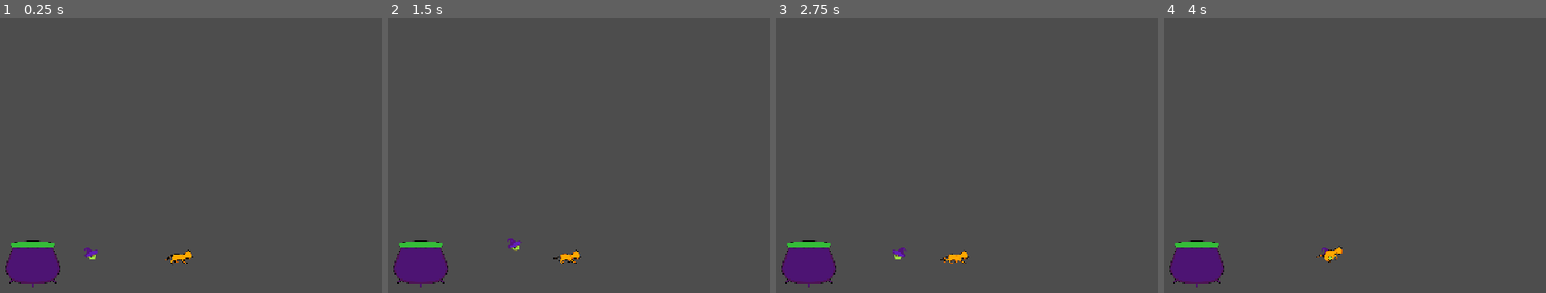
Above: before the commit, frames 1-4 (left to right).
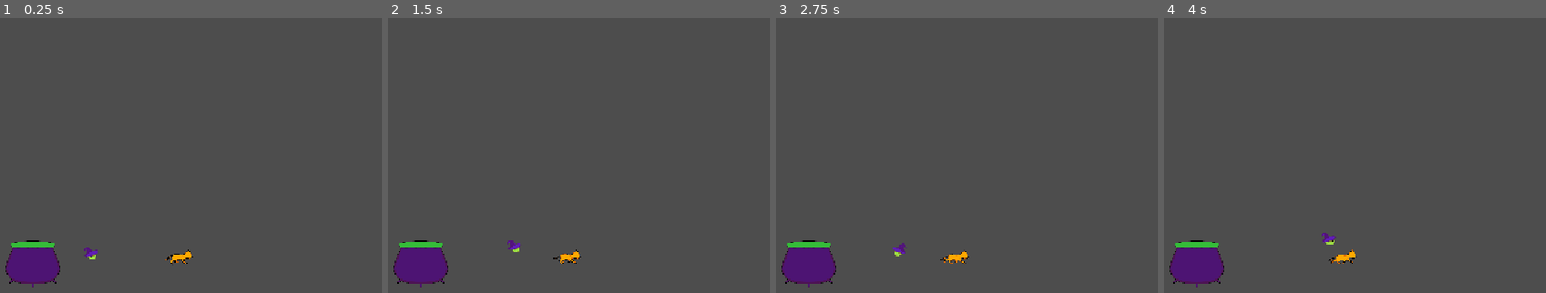
Above: after the commit, the same moments.

Repository: EternaHQ/Enchanted-Mini-Jam
Game: Godot game, scene res://Scenes/Main.tscn
Two runs of this game, one before a commit and one after it. Both use one fixed random seed, a clock stepped at 60 frames per second and the inputs below.
Inputs (mouse positions are in pixels of both pictures, inside the frame that each line leads up to):
- Up to frame 1 (0.25 s): no input
- Up to frame 2 (1.5 s): tap Enter at 0.5 s; move the mouse to (582, 202) at 0.52 s; press the mouse at (582, 202) at 0.53 s; hold D (Right) from 0.53 s (still down); tap Space (Up) at 0.77, 0.8, 1.07, 1.35 s; move the mouse to (outside the picture) at 1.27 s; release the mouse at (outside the picture) at 1.28 s
- Up to frame 3 (2.75 s): tap Space (Up) at 1.52, 1.82, 2.3 s; click (outside the picture) at 1.55 s; move the mouse to (882, 133) at 2.02 s; release D (Right) at 2.03 s; press the mouse at (882, 133) at 2.03 s; hold A (Left) from 2.03 s (still down)
- Up to frame 4 (4 s): tap Space (Up) at 2.75, 3.02, 3.32 s; move the mouse to (outside the picture) at 2.77 s; release A (Left) at 2.78 s; release the mouse at (outside the picture) at 2.78 s; hold D (Right) from 2.78 s (still down); click (outside the picture) at 2.85 s; tap Enter at 3.5 s; move the mouse to (1416, 284) at 3.52 s; hold Space (Up) from 3.53 s (still down)

The runs differ from the first frame. In frame 2, 0.1% of the frame differs, in the area x 31-36%, y 80-86%; in frame 3, 0.1%; in frame 4, 0.4%, in the area x 39-51%, y 78-90%.

Commit message:
bug fix, katzen katapult

Diff:
--- a/enchanted-game-jam/Scenes/cauldron.tscn
+++ b/enchanted-game-jam/Scenes/cauldron.tscn
@@ -5,7 +5,7 @@
 
 [sub_resource type="CapsuleShape2D" id="CapsuleShape2D_4plfi"]
 radius = 122.0
-height = 248.0
+height = 404.0
 
 [sub_resource type="CapsuleShape2D" id="CapsuleShape2D_b37d6"]
 radius = 48.0
--- a/enchanted-game-jam/Scripts/player.gd
+++ b/enchanted-game-jam/Scripts/player.gd
@@ -5,37 +5,56 @@
 @export var jump_speed: int = 600
 @export var gravity: int = 1500
 @export var coyote_time: float = 0.08
-@export var max_jump_height: float = 256.0
-@export	var throw_force: float = 400
+@export var max_jump_height: float = 1024.0
+@export var throw_force: float = 400
 @onready var animated_sprite: AnimatedSprite2D = $AnimatedSprite2D
 
-#philipps code
+# Variable für Coyote Time
 var coyote_timer: float = 0.0
-var jump_start_y: float = 0.0
-var is_jumping: bool = false
+var wirklich_auf_boden: bool = false
+
 func _ready() -> void:
 	add_to_group("player")
 
 func _physics_process(delta: float) -> void:
+	# 1. Schwerkraft zuerst anwenden (wenn nicht auf dem Boden)
+	if not wirklich_auf_boden:
+		velocity.y += gravity * delta
+
+	# 2. Input & Bewegung verarbeiten
+	handle_input()
+
+	# 3. Bewegung ausführen
+	move_and_slide()
+
+	# 4. Boden prüfen und Timer updaten
+	pruefe_echten_boden()
 	update_coyote_timer(delta)
-	handle_input()
-	velocity.y += gravity * delta
-	move_and_slide()
+
+func pruefe_echten_boden() -> void:
+	wirklich_auf_boden = is_on_floor()
+
+	if wirklich_auf_boden:
+		for i in get_slide_collision_count():
+			var collision = get_slide_collision(i)
+			var collider = collision.get_collider()
+
+			# Katze und Kessel komplett als Boden ausschließen
+			if collider and (collider.name == "Cat" or collider.is_in_group("cat") or collider.name == "cauldron" or collider.is_in_group("cauldron")):
+				wirklich_auf_boden = false
+				break
+
 func handle_input() -> void:
+	# Normaler, sauberer Godot-Sprungimpuls
+	if Input.is_action_just_pressed("Up") and coyote_timer > 0.0:
+		velocity.y = -jump_speed
+		coyote_timer = 0.0 # Timer direkt verbrauchen
 
-	if Input.is_action_just_pressed("Up") and coyote_timer > 0.0:
-		is_jumping = true
-		jump_start_y = global_position.y
-		coyote_timer = 0.0
+	# Variabler Sprung: Wenn man die Taste loslässt, bricht der Sprung ab (fühlt sich besser an)
+	if Input.is_action_just_released("Up") and velocity.y < 0:
+		velocity.y = velocity.y * 0.5
 
-
-	if is_jumping:
-		var height := jump_start_y - global_position.y
-		if Input.is_action_pressed("Up") and height < max_jump_height and not is_on_ceiling():
-			velocity.y = -jump_speed
-		else:
-			is_jumping = false
-
+	# Horizontale Bewegung
 	var direction := Input.get_axis("Left", "Right")
 	if direction == 0:
 		velocity.x = move_toward(velocity.x, 0, acceleration)
@@ -47,10 +66,11 @@
 			animated_sprite.flip_h = false
 
 func update_coyote_timer(delta: float) -> void:
-	if is_on_floor() and not is_jumping:
+	if wirklich_auf_boden:
 		coyote_timer = coyote_time
 	else:
 		coyote_timer -= delta
+
 #leos code
 func _on_cat_detection_hitbox_area_entered(area: Area2D) -> void:
 	if area.get_parent().has_method("get_grabbed"):
@@ -69,7 +89,7 @@
 	var throw_direction = Vector2.RIGHT
 	if animated_sprite.flip_h:
 		throw_direction = Vector2.LEFT
-	throw_direction.y = -0.5  # Add a slight upward angle to the throw
+	throw_direction.y = -0.5  # Leichter Aufwärtswinkel beim Werfen
 	if cat.has_method("launch"):
 		cat.launch(throw_direction * throw_force)
 		print("player throwed cat")
